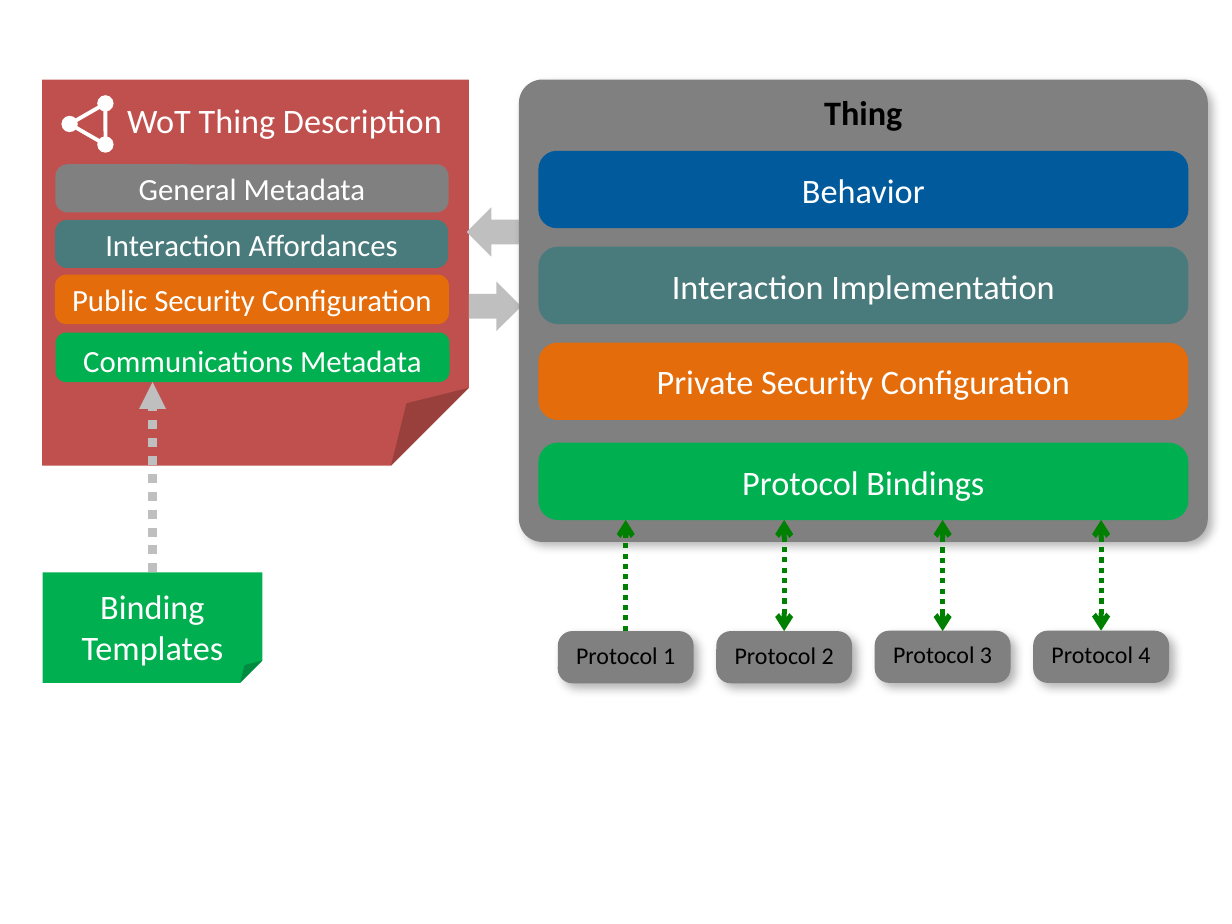
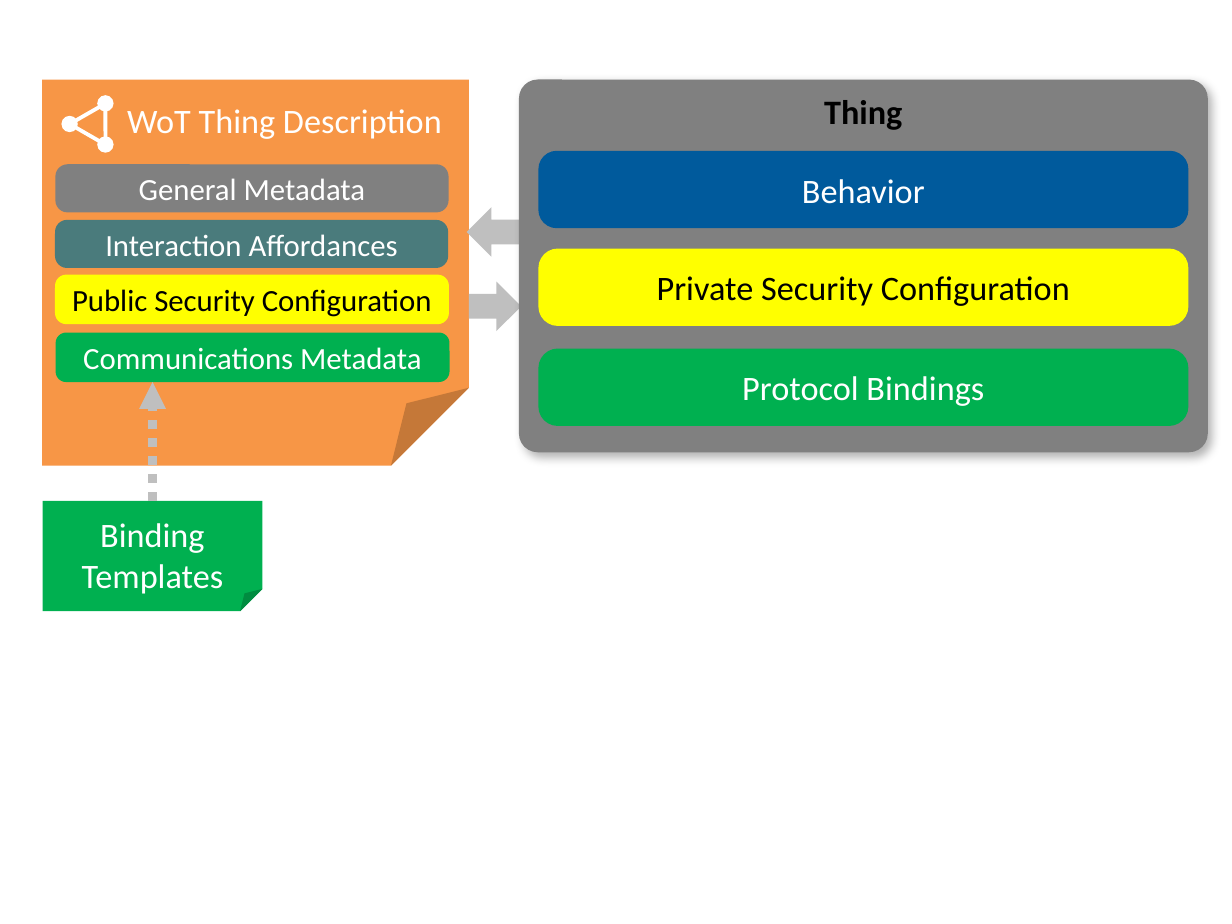
Before and after one commit to w3c/wot-architecture, a slide deck: slide 5 of images/wot-architecture-figures-new2.pptx (slide 6 before the commit). Drawn at 1232x924 pixels with LibreOffice and Linux fonts; fonts in the diff are those of the drawing. Boxes give left, top, right and bottom in pixels: in the first picture for what was removed or moved away, otherwise in the second. Text is boxed around its words. In the diff, an @@ line names an element or a change of style, - is before the commit and + after.

```diff
--- a/images/wot-architecture-figures-new2.pptx
+++ b/images/wot-architecture-figures-new2.pptx
@@ folded corner "WoT Thing Description" at [42, 80, 468, 466]: fill #C0504D to #F79646 @@
@@ rounded rectangle "Thing": place and size @@
-rounded rectangle "Thing" at [519, 80, 1207, 542]
+rounded rectangle "Thing" at [519, 80, 1207, 453]
@@ rounded rectangle "Private Security Configuration" at [538, 249, 1189, 326]: text colour #FFFFFF to #000000; fill #E46C0A to #FFFF00 @@
@@ rounded rectangle "Private Security Configuration": place and size @@
-rounded rectangle "Private Security Configuration" at [538, 342, 1189, 420]
+rounded rectangle "Private Security Configuration" at [538, 249, 1189, 326]
@@ rounded rectangle removed at [538, 246, 1189, 324] @@
-Interaction Implementation
@@ rounded rectangle "Public Security Configuration" at [55, 275, 450, 324]: text colour #FFFFFF to #000000; fill #E46C0A to #FFFF00 @@
@@ rounded rectangle "Communications Metadata" at [55, 333, 450, 382]: vertical alignment top to middle @@
@@ rounded rectangle "Protocol Bindings": place and size @@
-rounded rectangle "Protocol Bindings" at [538, 442, 1189, 520]
+rounded rectangle "Protocol Bindings" at [538, 349, 1189, 426]
@@ arrow moved from (153, 573) - (153, 382) to (153, 500) - (153, 382) @@
@@ folded corner "Binding Templates": place and size @@
-folded corner "Binding Templates" at [43, 573, 262, 684]
+folded corner "Binding Templates" at [43, 500, 262, 611]
@@ group removed at [558, 520, 1169, 683]: 4 rounded rectangles, 3 double arrows, 1 arrow @@
-Protocol 2
-Protocol 4
-Protocol 1
-Protocol 3
```
Also in this commit, not shown: 6 other slides changed, 1 slide added, 4 slides removed.
